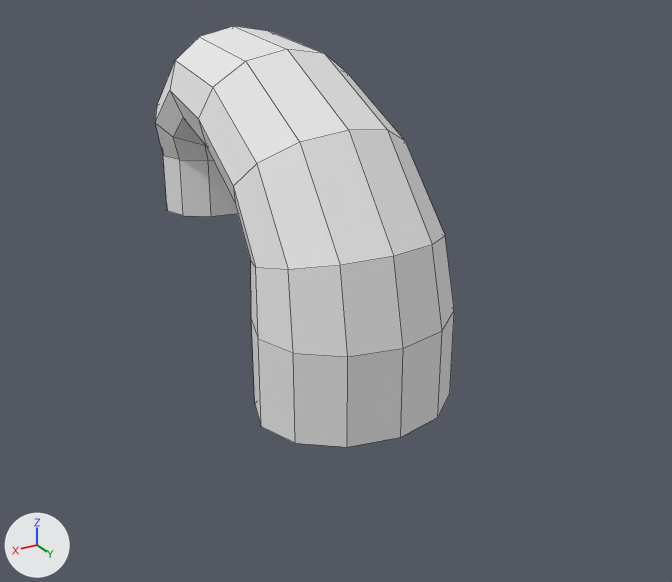
Two versions of the OBJ model partyDarling/source/PartyDarling/assets/meshes/furniture/sink_faucet_1.obj, one commit apart.
Rendered twice from a camera (50 mm lens) standing at (2.6, 4.14, 2.8) and looking at (-0.12, -0.41, 0.53). Every picture has the same lights, and +X, +Y and +Z are marked at lower left. Mesh edges are drawn as thin lines. Where no turn or scale is listed for an object, it has been applied to the vertices.

The first picture shows 'sink_faucet_1'.
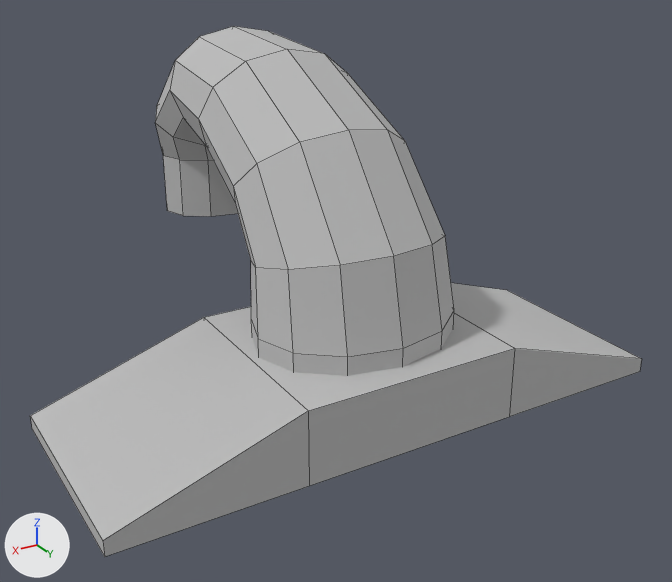
The newer file is also rescaled (x1.354) as a whole; pictures and numbers use the older file's frame.

Boxes (x1, y1, x2, y2) around the edits, measured in the pictures (672 x 582 px):
'sink_faucet_1', recoloured, reshaped (white to grey, 104% wider, 26% taller): before (155, 26, 454, 447); after (30, 26, 642, 557)
part 1 of me_sink_faucet_1, added: after (30, 283, 642, 557)

Edits to the bpy script that builds the scene:
```text
Change mat_initialshadinggroup:
    mat_initialshadinggroup.base_color: (0.8, 0.8, 0.8) -> (0.5, 0.5, 0.5)  # white #e7e7e7 -> grey #bcbcbc
Change me_sink_faucet_1:
    used by ob_sink_faucet_1; location = (0.0, 0.0, 0.0)
    remove me_sink_faucet_1.from_pydata(...)  # 108 vertices, 96 faces; spans x -0.62..0.62, y -2.08..0.5, z 0.0..2.0
    add me_sink_faucet_1.from_pydata(...)  # 124 vertices, 110 faces; spans x -1.74..1.74, y -2.08..0.64, z 0.0..2.0
    me_sink_faucet_1 part 1: a new loose piece of 16 vertices spanning x -1.74..1.74, y -0.64..0.64, z 0.0..0.44, in mat_initialshadinggroup (grey #bcbcbc)
```
